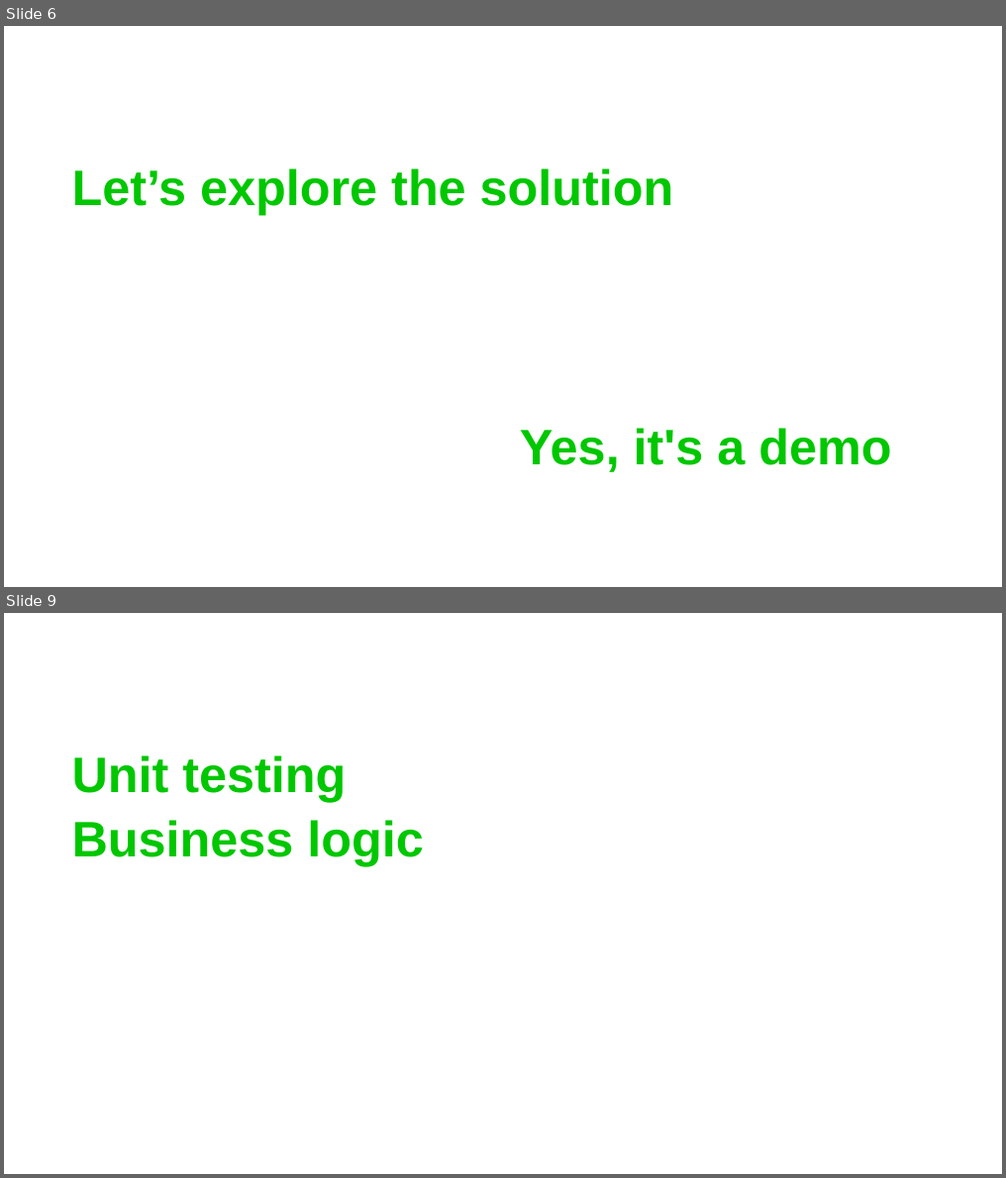
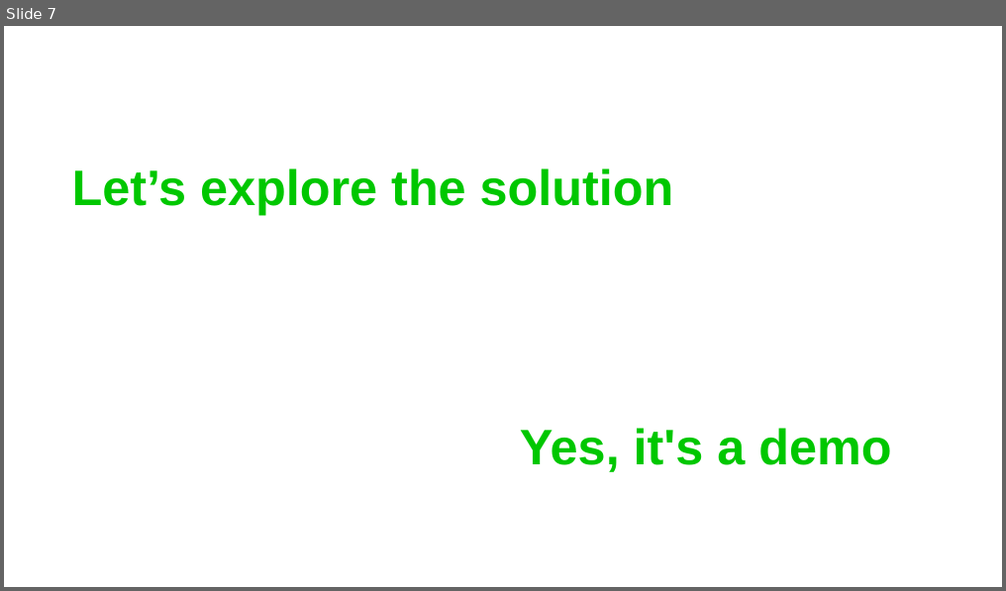
Before and after one commit to GuidoZam/espc-spfx-session-demo, a slide deck: .demo/ESPC25_SPFx_Slides.pptx. Shown one above the other, each under a label of ours: slides 6 and 9 before the commit, slide 7 after it; the slides between them are not shown. The pictures are 1006x1178 and 1006x591 pixels, drawn with LibreOffice and Linux fonts; fonts in the diff are those of the drawing; background and template pictures are left out. Boxes give left, top, right and bottom in pixels: in the first picture for what was removed or moved away, otherwise in the second. Text is boxed around its words. In the diff, an @@ line names an element or a change of style, - is before the commit and + after.

```diff
--- a/.demo/ESPC25_SPFx_Slides.pptx
+++ b/.demo/ESPC25_SPFx_Slides.pptx
@@ slide 9 removed at [4, 613, 1002, 1174], background picture (left out) @@
@@ text removed at [72, 756, 423, 866] @@
-Unit testing
-Business logic
@@ what was slide 6 is now slide 7 @@
```
Also in this commit, not shown: 5 slides changed, 1 slide added, 4 other slides removed, 11 other files.
